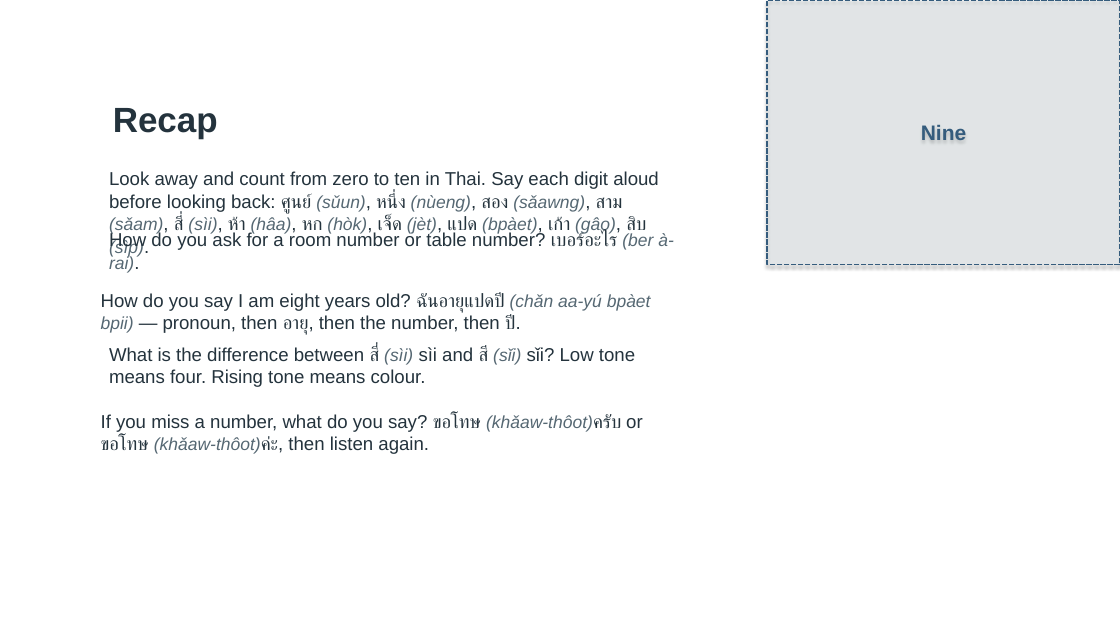
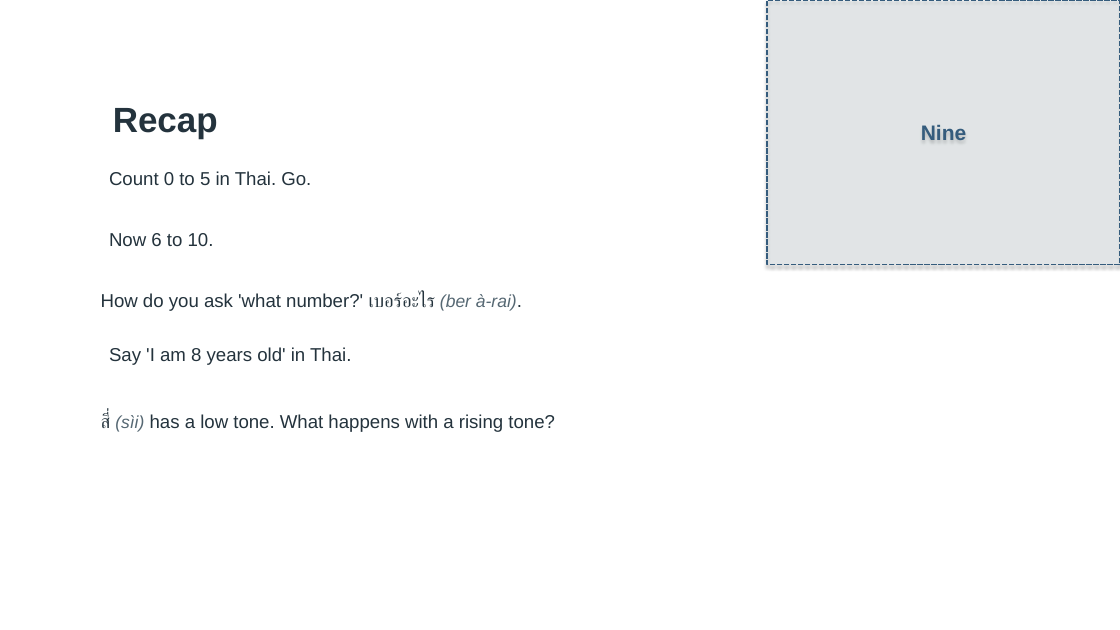
Before and after one commit to OTFTCS/thai-nine, a slide deck: slide 9 of course/modules/M01/L004/M01-L004-canva-deck.pptx. Drawn at 1120x630 pixels with LibreOffice and Linux fonts; fonts in the diff are those of the drawing; background and template pictures are left out. Boxes give left, top, right and bottom in pixels: in the first picture for what was removed or moved away, otherwise in the second. Text is boxed around its words. In the diff, an @@ line names an element or a change of style, - is before the commit and + after.

```diff
--- a/course/modules/M01/L004/M01-L004-canva-deck.pptx
+++ b/course/modules/M01/L004/M01-L004-canva-deck.pptx
@@ text at <box>109,171,311,185</box>: text changed @@
-Look away and count from zero to ten in Thai. Say each digit aloud before looking back: ศูนย์ (sǔun), หนึ่ง (nùeng), สอง (sǎawng), สาม (sǎam), สี่ (sìi), ห้า (hâa), หก (hòk), เจ็ด (jèt), แปด (bpàet), เก้า (gâo), สิบ (sìp).
+Count 0 to 5 in Thai. Go.
@@ text at <box>109,233,214,246</box>: text changed @@
-How do you ask for a room number or table number? เบอร์อะไร (ber à-rai).
+Now 6 to 10.
@@ text at <box>101,293,517,311</box>: text changed @@
-How do you say I am eight years old? ฉันอายุแปดปี (chǎn aa-yú bpàet bpii) — pronoun, then อายุ, then the number, then ปี.
+How do you ask 'what number?' เบอร์อะไร (ber à-rai).
@@ text at <box>109,347,351,365</box>: text changed @@
-What is the difference between สี่ (sìi) sìi and สี (sǐi) sǐi? Low tone means four. Rising tone means colour.
+Say 'I am 8 years old' in Thai.
@@ text at <box>101,413,555,432</box>: text changed @@
-If you miss a number, what do you say? ขอโทษ (khǎaw-thôot)ครับ or ขอโทษ (khǎaw-thôot)ค่ะ, then listen again.
+สี่ (sìi) has a low tone. What happens with a rising tone?
```
Also in this commit, not shown: 1 other slide changed, 6 other files.
